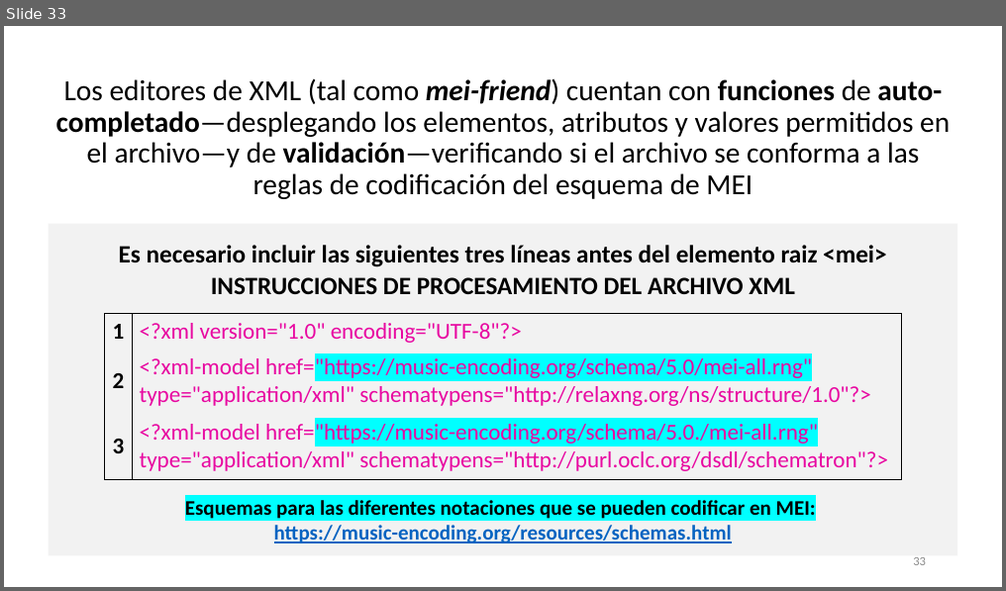
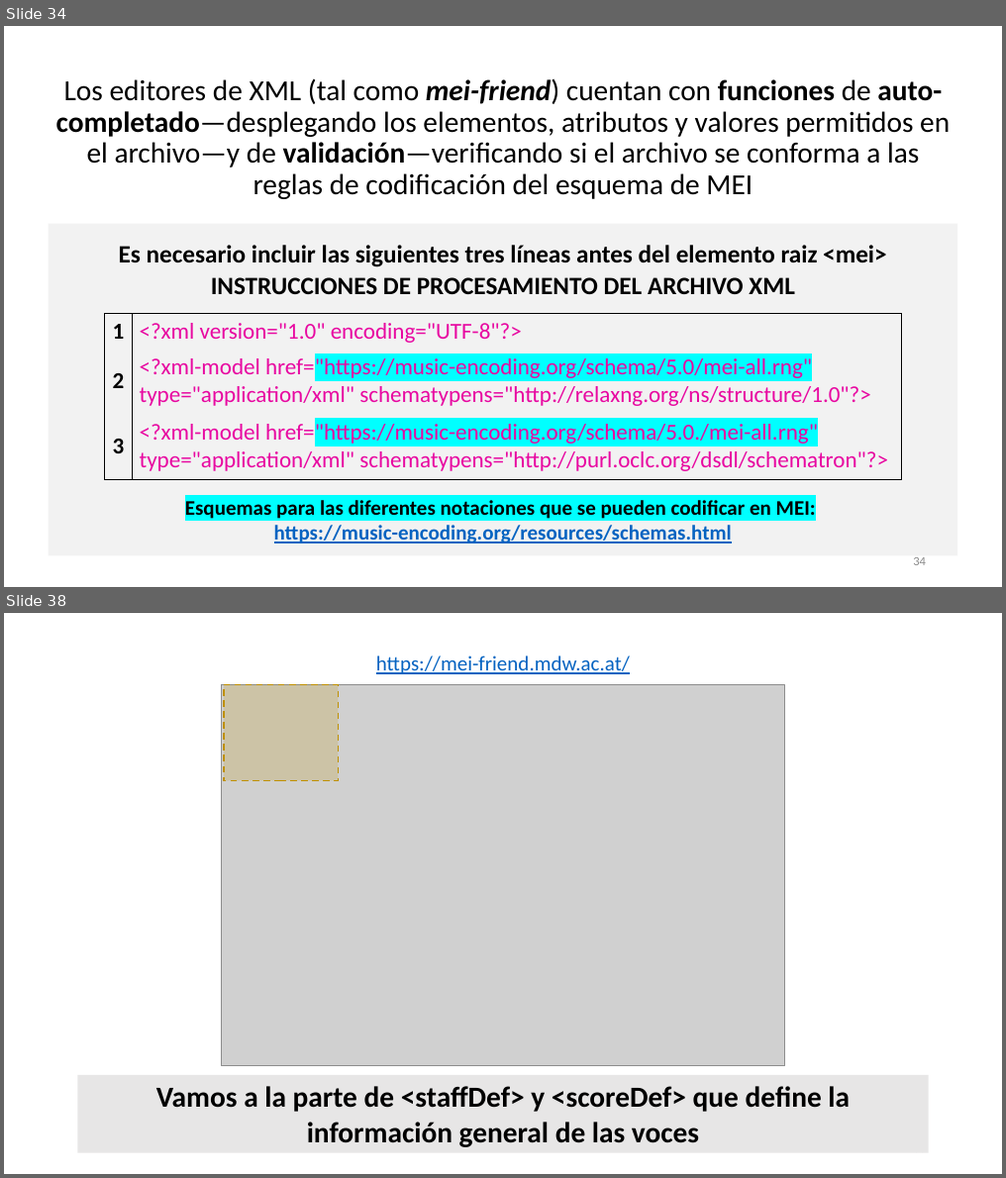
Before and after one commit to martha-thomae/Taller_de_codificacion_en_MEI, a slide deck: Taller_TEI2024_MThomae.pptx. Shown one above the other, each under a label of ours: slide 33 before the commit, slides 34 and 38 after it; the slides between them are not shown. The pictures are 1006x591 and 1006x1178 pixels, drawn with LibreOffice and Linux fonts; fonts in the diff are those of the drawing; grey boxes stand for pictures. Boxes give left, top, right and bottom in pixels: in the first picture for what was removed or moved away, otherwise in the second. Text is boxed around its words. In the diff, an @@ line names an element or a change of style, - is before the commit and + after.

```diff
--- a/Taller_TEI2024_MThomae.pptx
+++ b/Taller_TEI2024_MThomae.pptx
@@ slide 38 added at (4,613,1002,1174), background #FFFFFF @@
@@ text added at (376,656,630,674), 20 pt, text #0563C1, underline @@
+https://mei-friend.mdw.ac.at/
@@ picture added at (221,685,785,1065) @@
@@ rectangle added at (224,685,339,780), fill #BF9000 at 20% opacity, outline #BF9000 1.5 pt dashed @@
@@ rectangle added at (77,1075,929,1154), fill #E7E6E6, 28 pt, text #000000, bold @@
+Vamos a la parte de <staffDef> y <scoreDef> que define la información general de las voces
@@ what was slide 33 is now slide 34 @@
@@ page number at (913,558,926,566): text changed @@
-33
+34
```
Also in this commit, not shown: 7 slides changed, 26 other slides added, 1 slide removed.
